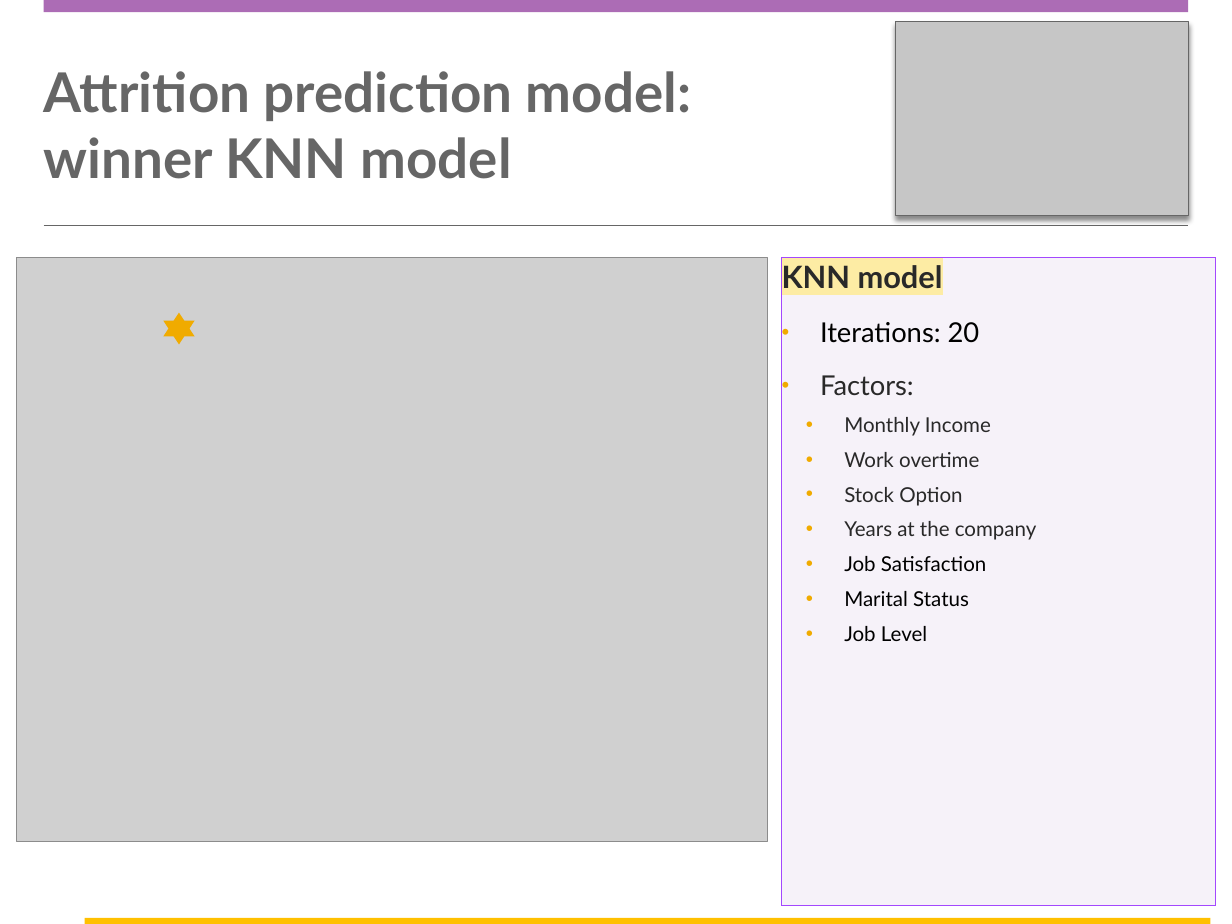
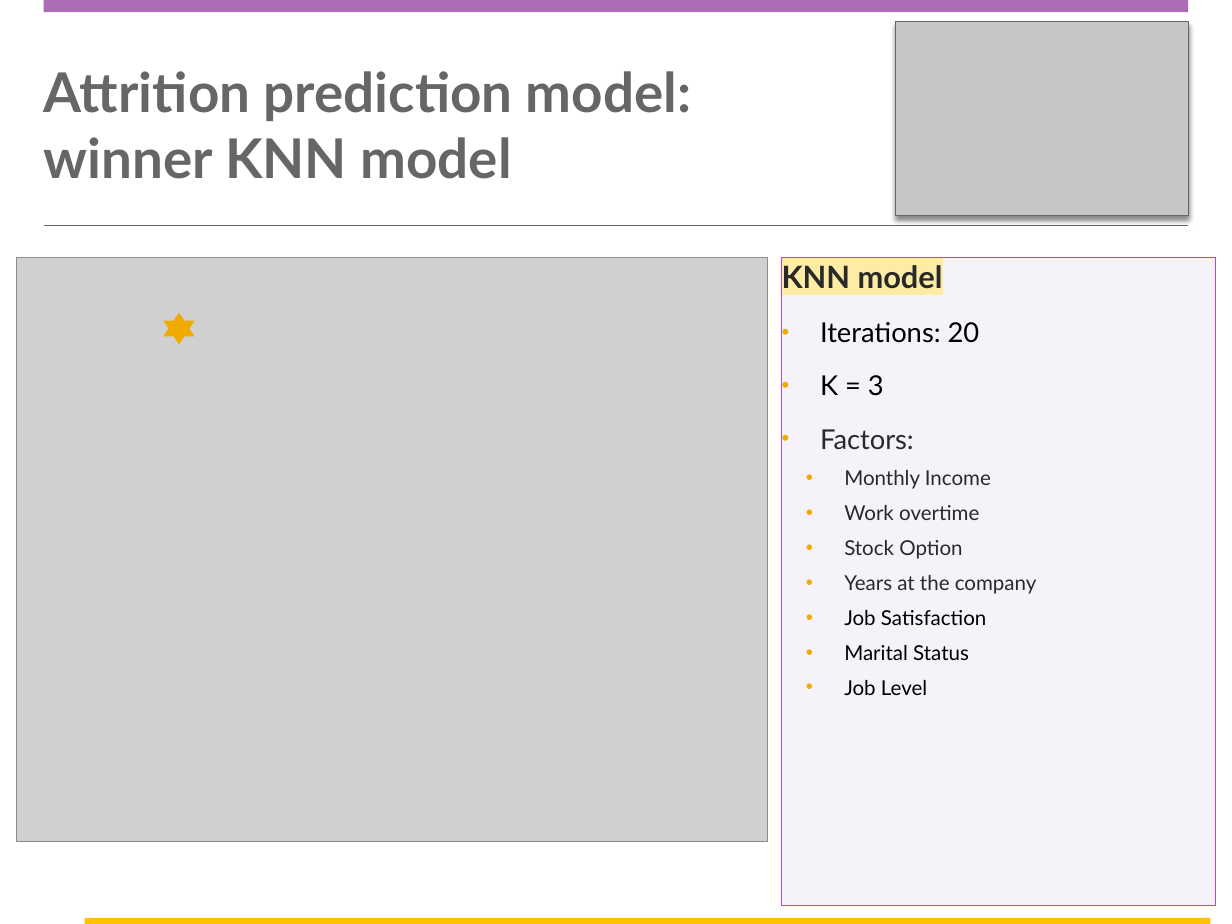
Before and after one commit to carlosAtestevez/CaseStudy2DDS, a slide deck: slide 12 of DDSAnalytics Presentation.pptx. Drawn at 1232x924 pixels with LibreOffice and Linux fonts; fonts in the diff are those of the drawing; grey boxes stand for pictures; background and template pictures are left out. Boxes give left, top, right and bottom in pixels: in the first picture for what was removed or moved away, otherwise in the second. Text is boxed around its words. In the diff, an @@ line names an element or a change of style, - is before the commit and + after.

```diff
--- a/DDSAnalytics Presentation.pptx
+++ b/DDSAnalytics Presentation.pptx
@@ text in rectangle at bbox=[820, 375, 884, 396]: paragraph added @@
+• K = 3
```
Also in this commit, not shown: 5 other slides changed, 1 other file.
